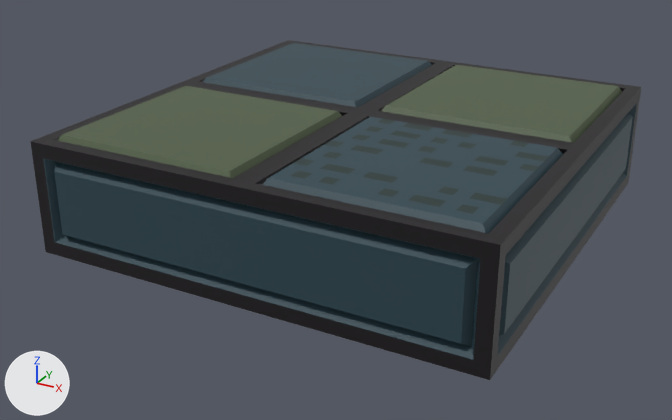
Renders of the glTF model assets/models/environment/Floor_Tiled_01.glb from each side of a commit.
One viewpoint serves both versions: a 50 mm lens placed at (0.906, -1.77, 0.633), pointed at (-0.031, -0.066, -0.219). The axes (+X, +Y, +Z) are drawn at lower left. The lights are the same throughout.

Objects in the first picture: 'Floor_Tiled_01'.
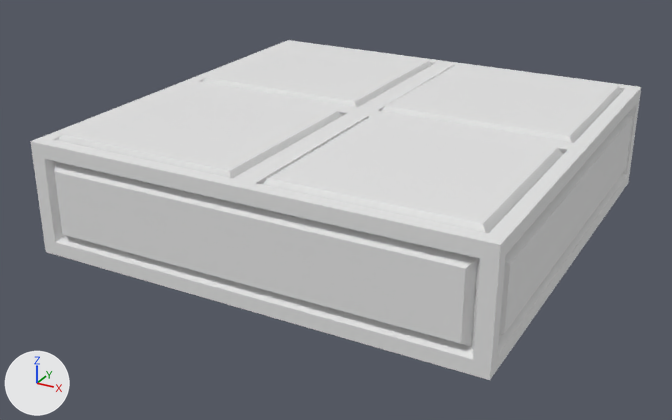
The newer file is also rescaled (x2.0) as a whole; pictures and numbers use the older file's frame.

What differs and where, as boxes (x1, y1, x2, y2) in the pictures (672 x 420 px):
'Floor_Tiled_01', recoloured: (30, 40, 641, 380) in both

What changed in the scene script:
```text
Change me_cube_003:
    where me_cube_003.from_pydata(...)  # 160 vertices, 258 faces; spans x -0.5..0.5, y -0.5..0.5, z -0.25..0.007
    remove me_cube_003.materials.append(mat_envtexture)  # picture img_environment_textures_001
```
